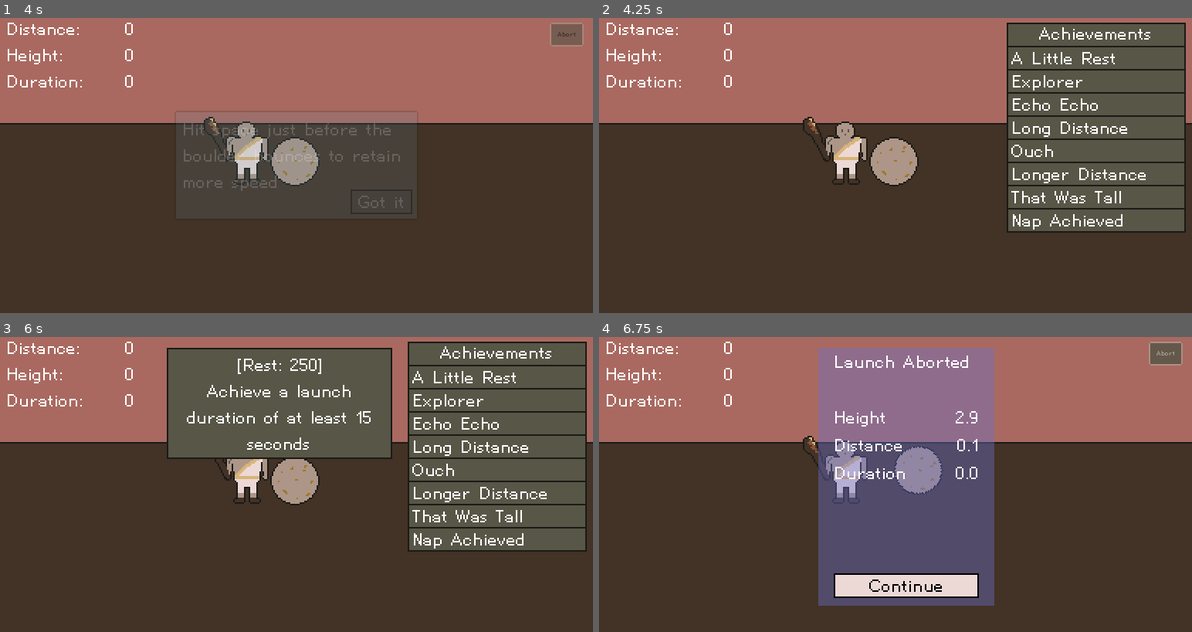
Above: before the commit, frames 1-4 (two rows, left to right).
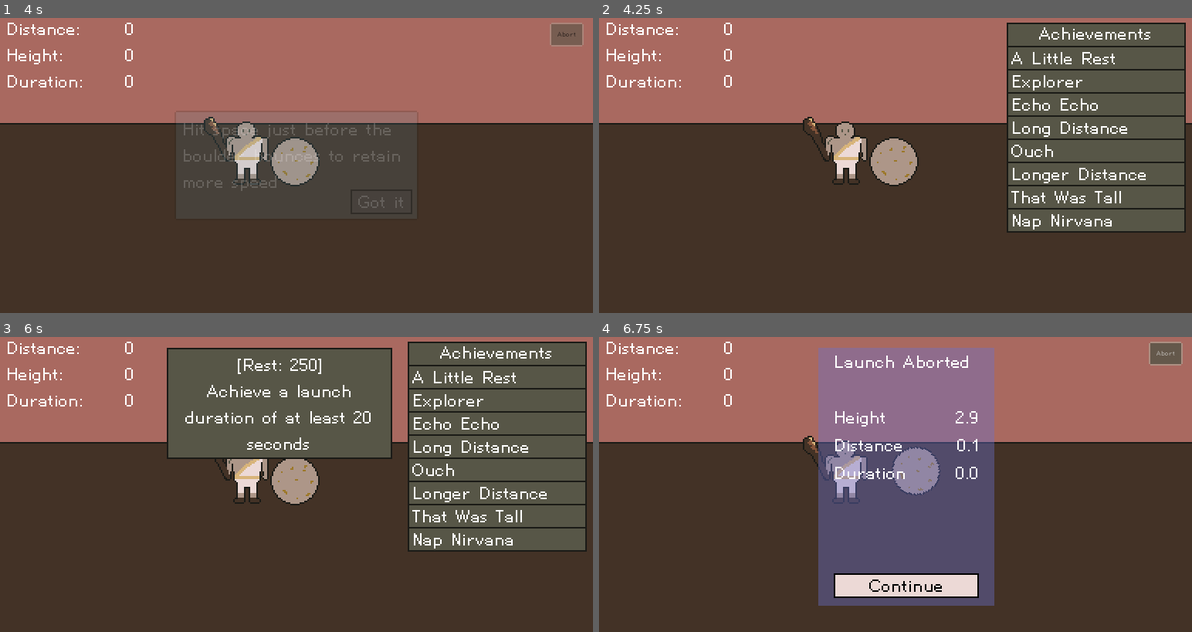
Above: after the commit, the same moments.

Repository: nolenroyalty/sisyphus-needs-a-nap
Game: Godot game, scene res://Intro/Intro.tscn
Two runs of this game, one before a commit and one after it. Both use one fixed random seed, a clock stepped at 60 frames per second and the inputs below.
Inputs (mouse positions are in pixels of both pictures, inside the frame that each line leads up to):
- Up to frame 1 (4 s): click "skip" at 0.5 s; click "Abort" at 1.25 s; click "Got it" at 2 s; click "Abort" at 2.75 s; click "Got it" at 3.5 s
- Up to frame 2 (4.25 s): no input
- Up to frame 3 (6 s): click "Abort" at 4.25 s; tap Enter (ui_accept) at 5, 5.27, 5.57, 5.75 s; move the mouse to (296, 481) at 5.02 s; tap 2 (deploy_griffin) at 5.1 s; click (296, 481) at 5.17 s; move the mouse to (498, 378) at 5.77 s; tap 1 (deploy_parachute) at 5.85 s; click (498, 378) at 5.92 s
- Up to frame 4 (6.75 s): tap Enter (ui_accept) at 6.02, 6.32, 6.5 s; move the mouse to (1097, 398) at 6.52 s; tap Space (launch_boulder) at 6.6 s; click (1097, 398) at 6.67 s

Frame 1 is identical in both runs. In frame 2, 0.2% of the frame differs, in the area x 76-89%, y 66-71%; in frame 3, 0.5%, in the area x 31-89%, y 25-71%; in frame 4, 0.2%.

Commit message:
balancing etc

Diff:
--- a/Flight/Flight.gd
+++ b/Flight/Flight.gd
@@ -71,20 +71,24 @@
 func calculate_starting_velocity():
 	var starting_velocity = DEFAULT_STARTING_VELOCITY
 	var multiplier = 1
-	var variance = rng.randfn(0, 0.1)
+	var variance_base = 0.12
 
 	match State.strength_level:
-		0: multiplier = 1.0
-		1: multiplier = 1.35
+		0:
+			variance_base = 0.05
+			multiplier = 1.0
+		1:
+			variance_base = 0.09
+			multiplier = 1.35
 		2: multiplier = 1.7
-		3: multiplier = 1.9
-		4: multiplier = 2.1
-		5: multiplier = 2.25
+		3: multiplier = 1.85
+		4: multiplier = 2.0
+		5: multiplier = 2.2
 		6: multiplier = 2.6
 		_:
 			print("Unknown strength level %d" % State.strength_level)
 
-
+	var variance = rng.randfn(0, variance_base)
 	starting_velocity *= multiplier
 	print("velocity: %s variance: %s -> %s" % [starting_velocity, variance, starting_velocity * variance])
 	starting_velocity += starting_velocity * variance
@@ -245,7 +249,7 @@
 	else:
 		consecutive_downhill_bounces = 0
 
-	if is_cave_bounce():
+	if is_cave_bounce() and is_slow_bounce():
 		consecutive_cave_bounces += 1
 	else:
 		consecutive_cave_bounces = 0
--- a/Flight/Flight.tscn
+++ b/Flight/Flight.tscn
@@ -155,49 +155,49 @@
 position = Vector2( 8448, -1112 )
 
 [node name="Moderate8" parent="Terrain" instance=ExtResource( 8 )]
-position = Vector2( 9663, -1191 )
+position = Vector2( 9781, -1414 )
 
 [node name="Steep8" parent="Terrain" instance=ExtResource( 11 )]
-position = Vector2( 10047, -1286 )
+position = Vector2( 10165, -1509 )
 
 [node name="Steep7" parent="Terrain" instance=ExtResource( 11 )]
-position = Vector2( 8896, -1065 )
+position = Vector2( 9014, -1288 )
 
 [node name="Moderate9" parent="Terrain" instance=ExtResource( 8 )]
-position = Vector2( 9280, -1128 )
+position = Vector2( 9398, -1351 )
 
 [node name="Steep9" parent="Terrain" instance=ExtResource( 11 )]
-position = Vector2( 10430, -1381 )
+position = Vector2( 10548, -1604 )
 
 [node name="Steep12" parent="Terrain" instance=ExtResource( 11 )]
-position = Vector2( 11577, -1666 )
+position = Vector2( 11695, -1889 )
 
 [node name="Steep11" parent="Terrain" instance=ExtResource( 11 )]
-position = Vector2( 11195, -1571 )
+position = Vector2( 11313, -1794 )
 
 [node name="Steep10" parent="Terrain" instance=ExtResource( 11 )]
-position = Vector2( 10812, -1476 )
+position = Vector2( 10930, -1699 )
 
 [node name="Steep13" parent="Terrain" instance=ExtResource( 11 )]
-position = Vector2( 11960, -1761 )
+position = Vector2( 12078, -1984 )
 
 [node name="Steep14" parent="Terrain" instance=ExtResource( 11 )]
-position = Vector2( 12342, -1856 )
+position = Vector2( 12460, -2079 )
 
 [node name="Steep15" parent="Terrain" instance=ExtResource( 11 )]
-position = Vector2( 12725, -1951 )
+position = Vector2( 12843, -2174 )
 
 [node name="Moderate10" parent="Terrain" instance=ExtResource( 8 )]
-position = Vector2( 13108, -2014 )
+position = Vector2( 13226, -2237 )
 
 [node name="Steep16" parent="Terrain" instance=ExtResource( 11 )]
-position = Vector2( 13491, -2109 )
+position = Vector2( 13609, -2332 )
 
 [node name="EndingSlope" parent="Terrain" instance=ExtResource( 16 )]
-position = Vector2( 13810, -2686 )
+position = Vector2( 13928, -2909 )
 
 [node name="EndingSlope2" parent="Terrain" instance=ExtResource( 16 )]
-position = Vector2( 14062, -3713 )
+position = Vector2( 14180, -3936 )
 
 [node name="EndingSlope3" parent="Terrain" instance=ExtResource( 16 )]
 position = Vector2( 14317, -4741 )
@@ -331,10 +331,24 @@
 color = Color( 0.262745, 0.196078, 0.14902, 1 )
 
 [node name="ColorRect18" type="ColorRect" parent="Filler"]
-margin_left = 8703.0
-margin_top = -1009.0
-margin_right = 19203.0
-margin_bottom = -795.0
+margin_left = 8821.0
+margin_top = -1232.0
+margin_right = 19321.0
+margin_bottom = -1018.0
+color = Color( 0.262745, 0.196078, 0.14902, 1 )
+
+[node name="ColorRect35" type="ColorRect" parent="Filler"]
+margin_left = 8699.0
+margin_top = -953.0
+margin_right = 19199.0
+margin_bottom = -739.0
+color = Color( 0.262745, 0.196078, 0.14902, 1 )
+
+[node name="ColorRect36" type="ColorRect" parent="Filler"]
+margin_left = 8794.0
+margin_top = -1051.0
+margin_right = 19294.0
+margin_bottom = -837.0
 color = Color( 0.262745, 0.196078, 0.14902, 1 )
 
 [node name="ColorRect32" type="ColorRect" parent="Filler"]
@@ -345,101 +359,101 @@
 color = Color( 0.262745, 0.196078, 0.14902, 1 )
 
 [node name="ColorRect19" type="ColorRect" parent="Filler"]
-margin_left = 9085.0
-margin_top = -1087.0
-margin_right = 19585.0
-margin_bottom = -873.0
+margin_left = 9203.0
+margin_top = -1310.0
+margin_right = 19703.0
+margin_bottom = -1096.0
 color = Color( 0.262745, 0.196078, 0.14902, 1 )
 
 [node name="ColorRect20" type="ColorRect" parent="Filler"]
-margin_left = 9449.0
-margin_top = -1141.0
-margin_right = 19949.0
-margin_bottom = -927.0
+margin_left = 9567.0
+margin_top = -1364.0
+margin_right = 20067.0
+margin_bottom = -1150.0
 color = Color( 0.262745, 0.196078, 0.14902, 1 )
 
 [node name="ColorRect21" type="ColorRect" parent="Filler"]
-margin_left = 9852.0
-margin_top = -1234.0
-margin_right = 20352.0
-margin_bottom = -1020.0
+margin_left = 9970.0
+margin_top = -1457.0
+margin_right = 20470.0
+margin_bottom = -1243.0
 color = Color( 0.262745, 0.196078, 0.14902, 1 )
 
 [node name="ColorRect22" type="ColorRect" parent="Filler"]
-margin_left = 10230.0
-margin_top = -1331.0
-margin_right = 20730.0
-margin_bottom = -1117.0
+margin_left = 10348.0
+margin_top = -1554.0
+margin_right = 20848.0
+margin_bottom = -1340.0
 color = Color( 0.262745, 0.196078, 0.14902, 1 )
 
 [node name="ColorRect23" type="ColorRect" parent="Filler"]
-margin_left = 10606.0
-margin_top = -1424.0
-margin_right = 21106.0
-margin_bottom = -1210.0
+margin_left = 10724.0
+margin_top = -1647.0
+margin_right = 21224.0
+margin_bottom = -1433.0
 color = Color( 0.262745, 0.196078, 0.14902, 1 )
 
 [node name="ColorRect24" type="ColorRect" parent="Filler"]
-margin_left = 10999.0
-margin_top = -1518.0
-margin_right = 21499.0
-margin_bottom = -1304.0
+margin_left = 11117.0
+margin_top = -1741.0
+margin_right = 21617.0
+margin_bottom = -1527.0
 color = Color( 0.262745, 0.196078, 0.14902, 1 )
 
 [node name="ColorRect25" type="ColorRect" parent="Filler"]
-margin_left = 11374.0
-margin_top = -1614.0
-margin_right = 21874.0
-margin_bottom = -1400.0
+margin_left = 11492.0
+margin_top = -1837.0
+margin_right = 21992.0
+margin_bottom = -1623.0
 color = Color( 0.262745, 0.196078, 0.14902, 1 )
 
 [node name="ColorRect26" type="ColorRect" parent="Filler"]
-margin_left = 11762.0
-margin_top = -1715.0
-margin_right = 22262.0
-margin_bottom = -1501.0
+margin_left = 11880.0
+margin_top = -1938.0
+margin_right = 22380.0
+margin_bottom = -1724.0
 color = Color( 0.262745, 0.196078, 0.14902, 1 )
 
 [node name="ColorRect27" type="ColorRect" parent="Filler"]
-margin_left = 12143.0
-margin_top = -1802.0
-margin_right = 22643.0
-margin_bottom = -1588.0
+margin_left = 12261.0
+margin_top = -2025.0
+margin_right = 22761.0
+margin_bottom = -1811.0
 color = Color( 0.262745, 0.196078, 0.14902, 1 )
 
 [node name="ColorRect28" type="ColorRect" parent="Filler"]
-margin_left = 12509.0
-margin_top = -1898.0
-margin_right = 23009.0
-margin_bottom = -1684.0
+margin_left = 12627.0
+margin_top = -2121.0
+margin_right = 23127.0
+margin_bottom = -1907.0
 color = Color( 0.262745, 0.196078, 0.14902, 1 )
 
 [node name="ColorRect29" type="ColorRect" parent="Filler"]
-margin_left = 12908.0
-margin_top = -1961.0
-margin_right = 23408.0
-margin_bottom = -1747.0
+margin_left = 13026.0
+margin_top = -2184.0
+margin_right = 23526.0
+margin_bottom = -1970.0
 color = Color( 0.262745, 0.196078, 0.14902, 1 )
 
 [node name="ColorRect30" type="ColorRect" parent="Filler"]
-margin_left = 13293.0
-margin_top = -2051.0
-margin_right = 23793.0
-margin_bottom = -1837.0
+margin_left = 13411.0
+margin_top = -2274.0
+margin_right = 23911.0
+margin_bottom = -2060.0
 color = Color( 0.262745, 0.196078, 0.14902, 1 )
 
 [node name="ColorRect31" type="ColorRect" parent="Filler"]
-margin_left = 13683.0
-margin_top = -2173.0
-margin_right = 24183.0
-margin_bottom = -1959.0
+margin_left = 13801.0
+margin_top = -2396.0
+margin_right = 24301.0
+margin_bottom = -2182.0
 color = Color( 0.262745, 0.196078, 0.14902, 1 )
 
 [node name="ColorRect33" type="ColorRect" parent="Filler"]
-margin_left = 13934.0
-margin_top = -3199.0
-margin_right = 14434.0
-margin_bottom = -2135.0
+margin_left = 14052.0
+margin_top = -3422.0
+margin_right = 14552.0
+margin_bottom = -2358.0
 color = Color( 0.262745, 0.196078, 0.14902, 1 )
 
 [node name="ColorRect2" type="ColorRect" parent="Filler"]
--- a/Flight/FlightScore.gd
+++ b/Flight/FlightScore.gd
@@ -7,7 +7,6 @@
 var distance = 0
 var height = 0
 var duration_in_frames = 0
-const LITTLE_REST_ACHIEVEMENT_DURATION = 15 * 60
 
 func reset_scores(boulder : Boulder):
 	distance = boulder.position.x
@@ -24,12 +23,11 @@
 	height = max(height, boulder.determine_height_above_ground())
 	duration_in_frames += 1
 
-	# This should clearly not be hardcoded, but meh
-	if duration_in_frames == LITTLE_REST_ACHIEVEMENT_DURATION:
+	if duration_in_frames == 60 * State.LITTLE_REST_SECONDS:
 		State.achieve_if_we_havent_yet(State.ACHIEVEMENTS.A_LITTLE_REST)
 
 	if duration_in_frames == 60 * State.WINNING_DURATION_IN_SECONDS:
-		State.achieve_if_we_havent_yet(State.ACHIEVEMENTS.NAP_ACHIEVED)
+		State.achieve_if_we_havent_yet(State.ACHIEVEMENTS.NAP_NIRVANA)
 
 func max_distance():
 	return (distance - starting_x)
--- a/Shop/Config.gd
+++ b/Shop/Config.gd
@@ -2,18 +2,20 @@
 
 enum ITEM { BLOCK = 1, PARACHUTE = 2, OIL = 3, STRENGTH = 4, SLINGSHOT = 5, GRIFFIN = 6}
 
-const MAX_BLOCK_HEIGHT = 12
+const MAX_BLOCK_HEIGHT = 14
 const MAX_OIL_LEVEL = 3
 const MAX_STRENGTH_LEVEL = 6
 
+# Learn to fly has each level approximately double, but with substantial jitter
+# so that this isn't super obvious.  This is probably the best fit for 'strength'
+# for us; we want block height to be a little more attainable.
+
 static func next_block_cost():
-	# Learn to fly has each level approximately double, but with substantial jitter
-	# so that this isn't super obvious
 	match State.block_height:
 		0: return 60
 		1: return 90
-		2: return 150
-		3: return 300
+		2: return 125
+		3: return 270
 		4: return 400
 		5: return 500
 		6: return 675
@@ -22,7 +24,9 @@
 		9: return 850
 		10: return 900
 		11: return 1050
-		12: return 0
+		12: return 1100
+		13: return 1200
+		14: return 0
 		_:
 			print("unexpected current block height")
 			return 0
--- a/State/State.gd
+++ b/State/State.gd
@@ -13,12 +13,13 @@
 	INTO_LAVA,
 	PASSED_LAVA,
 	PASSED_BIG_SLOPE,
-    NAP_ACHIEVED
+    NAP_NIRVANA
 }
 
 enum ACHIEVEMENT_STATE { NOT_YET_ACHIEVED, JUST_ACHIEVED, ALREADY_ACHIEVED }
 
-const WINNING_DURATION_IN_SECONDS = 60
+const LITTLE_REST_SECONDS = 20
+const WINNING_DURATION_IN_SECONDS = 55
 
 var rest = 0
 var block_height : int = 0
@@ -96,15 +97,15 @@
 			return "Longer Distance"
 		ACHIEVEMENTS.PASSED_BIG_SLOPE:
 			return "That Was Tall"
-		ACHIEVEMENTS.NAP_ACHIEVED:
-			return "Nap Achieved"
+		ACHIEVEMENTS.NAP_NIRVANA:
+			return "Nap Nirvana"
 		_:
 			print("ERROR: unknown achievement: " + str(achievement))
 
 func achievement_description(achievement):
 	match achievement:
 		ACHIEVEMENTS.A_LITTLE_REST:
-			return "Achieve a launch duration of at least 15 seconds"
+			return "Achieve a launch duration of at least %s seconds" % LITTLE_REST_SECONDS
 		ACHIEVEMENTS.INTO_CAVE:
 			return "Enter the cave"
 		ACHIEVEMENTS.CAVE_BOTTOM:
@@ -117,7 +118,7 @@
 			return "Make it past the lava pit"
 		ACHIEVEMENTS.PASSED_BIG_SLOPE:
 			return "Make it past the big slope"
-		ACHIEVEMENTS.NAP_ACHIEVED:
+		ACHIEVEMENTS.NAP_NIRVANA:
 			return "Achieve a launch duration of at least %s seconds" % WINNING_DURATION_IN_SECONDS
 		_:
 			print("ERROR: unknown achievement: " + str(achievement))
@@ -139,7 +140,7 @@
 			return 1000
 		ACHIEVEMENTS.PASSED_BIG_SLOPE:
 			return 2300
-		ACHIEVEMENTS.NAP_ACHIEVED:
+		ACHIEVEMENTS.NAP_NIRVANA:
 			return 42069
 		_:
 			print("ERROR: unknown achievement: " + str(achievement))
--- a/Terrain/SteepestSlope.tscn
+++ b/Terrain/SteepestSlope.tscn
@@ -14,15 +14,27 @@
 texture = ExtResource( 1 )
 centered = false
 
+[node name="Sprite2" type="Sprite" parent="."]
+position = Vector2( 119, -223 )
+texture = ExtResource( 1 )
+centered = false
+
 [node name="CollisionPolygon2D" type="CollisionPolygon2D" parent="."]
 polygon = PoolVector2Array( 2, 511, 222, 95, 256, 78, 256, 512 )
 
 [node name="LandmarkAnchor" type="Node2D" parent="."]
 position = Vector2( 30, 460 )
 
+[node name="CollisionPolygon2D2" type="CollisionPolygon2D" parent="."]
+position = Vector2( 118.2, -222.8 )
+polygon = PoolVector2Array( 2, 511, 222, 95, 256, 78, 256, 512 )
+
+[node name="LandmarkAnchor2" type="Node2D" parent="."]
+position = Vector2( 148.2, 237.2 )
+
 [node name="PassedSlope" type="Area2D" parent="."]
 collision_layer = 0
 
 [node name="CollisionShape2D" type="CollisionShape2D" parent="PassedSlope"]
-position = Vector2( 1506, -6069 )
+position = Vector2( 1626, -6054 )
 shape = SubResource( 1 )
--- a/UI/ShownAchievement.gd
+++ b/UI/ShownAchievement.gd
@@ -10,9 +10,9 @@
 	emit_signal("fade_complete")
 
 func init(achievement):
-	$AchievementCompleted.text = "'%s' Completed!" % State.achievement_text(achievement)
+	$AchievementCompleted.text = "'%s' Achieved!" % State.achievement_text(achievement)
 	$Accomplishment.text = State.achievement_description(achievement)
-	if achievement == State.ACHIEVEMENTS.NAP_ACHIEVED:
+	if achievement == State.ACHIEVEMENTS.NAP_NIRVANA:
 		$Accomplishment.text = "You took a nap! This is the end of the game, but you can keep playing if you want."
 	$Reward.text = "Reward: %s rest" % State.achievement_reward(achievement)
 
